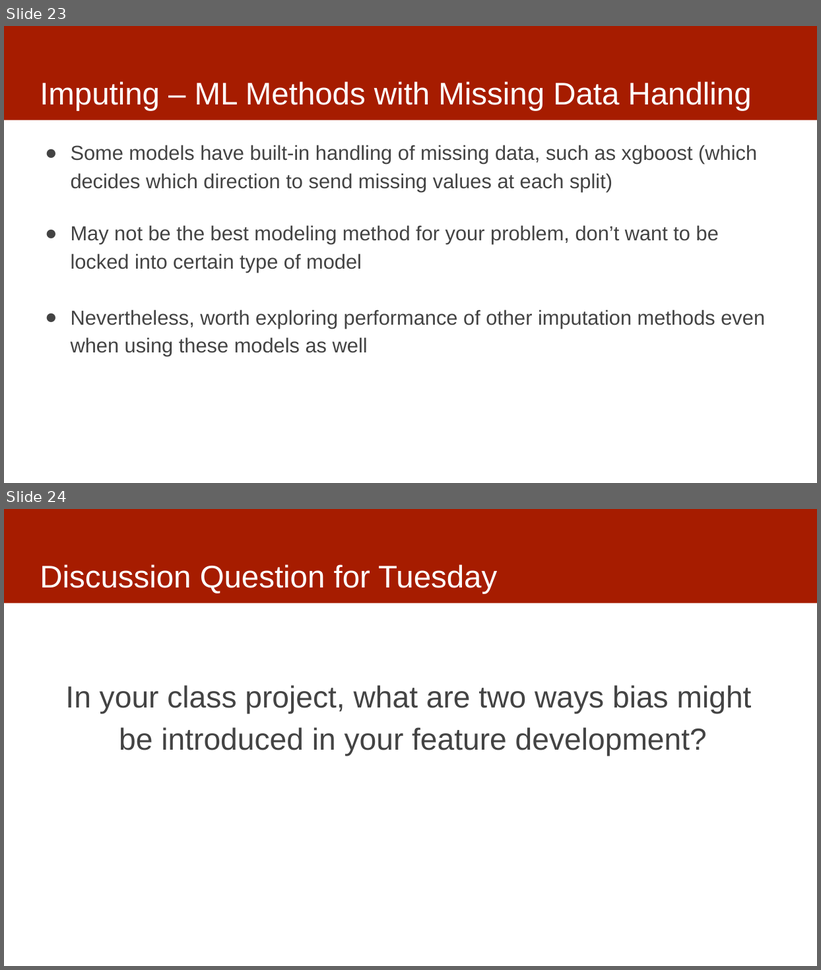
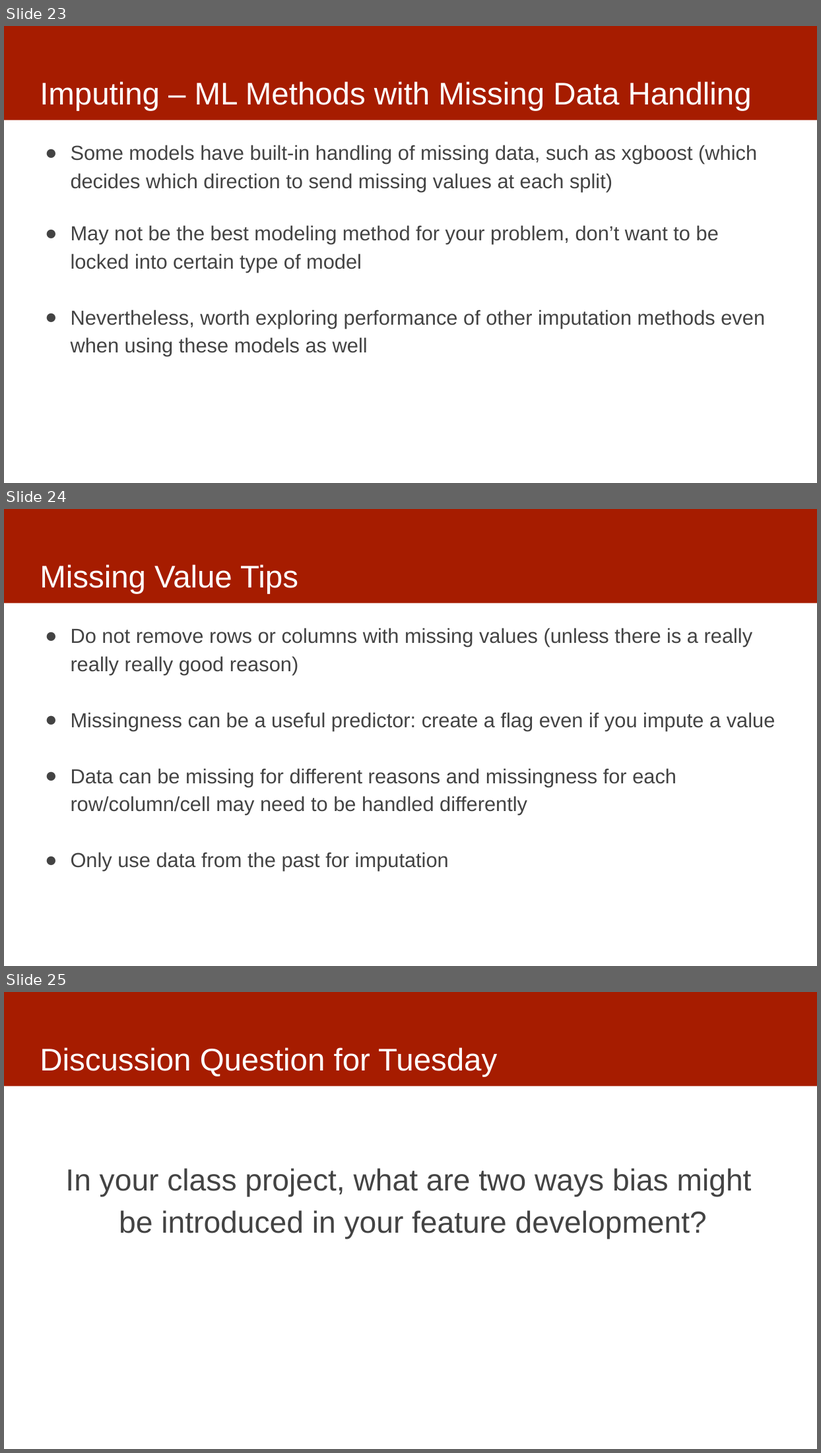
Before and after one commit to dssg/mlforpublicpolicylab, a slide deck: 05 - Features/features-and-imputation.pptx. Shown one above the other, each under a label of ours: slides 23 and 24 before the commit, slides 23, 24 and 25 after it. The pictures are 821x970 and 821x1453 pixels, drawn with LibreOffice and Linux fonts; fonts in the diff are those of the drawing. Boxes give left, top, right and bottom in pixels: in the first picture for what was removed or moved away, otherwise in the second. Text is boxed around its words. In the diff, an @@ line names an element or a change of style, - is before the commit and + after.

```diff
--- a/05 - Features/features-and-imputation.pptx
+++ b/05 - Features/features-and-imputation.pptx
@@ slide 24 added at box(4, 509, 817, 966), background #FFFFFF; not listed: 1 template element that a slide beside it also shows @@
@@ title added at box(40, 564, 298, 594), 37 pt, text #FFFFFF @@
+Missing Value Tips
@@ text added at box(71, 628, 776, 871), 24 pt, text #434343 @@
+● Do not remove rows or columns with missing values (unless there is a really really really good reason)
+● Missingness can be a useful predictor: create a flag even if you impute a value
+● Data can be missing for different reasons and missingness for each row/column/cell may need to be handled differently
+● Only use data from the past for imputation
@@ what was slide 24 is now slide 25 @@
```
Also in this commit, not shown: 5 slides changed.
